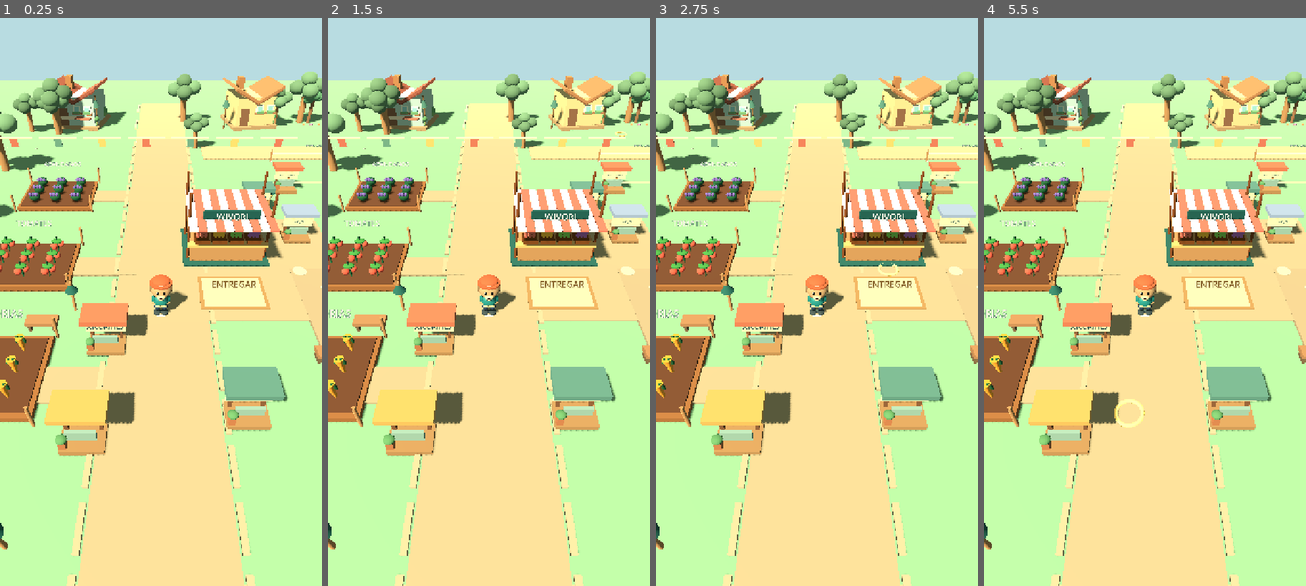
Above: before the commit, frames 1-4 (left to right).
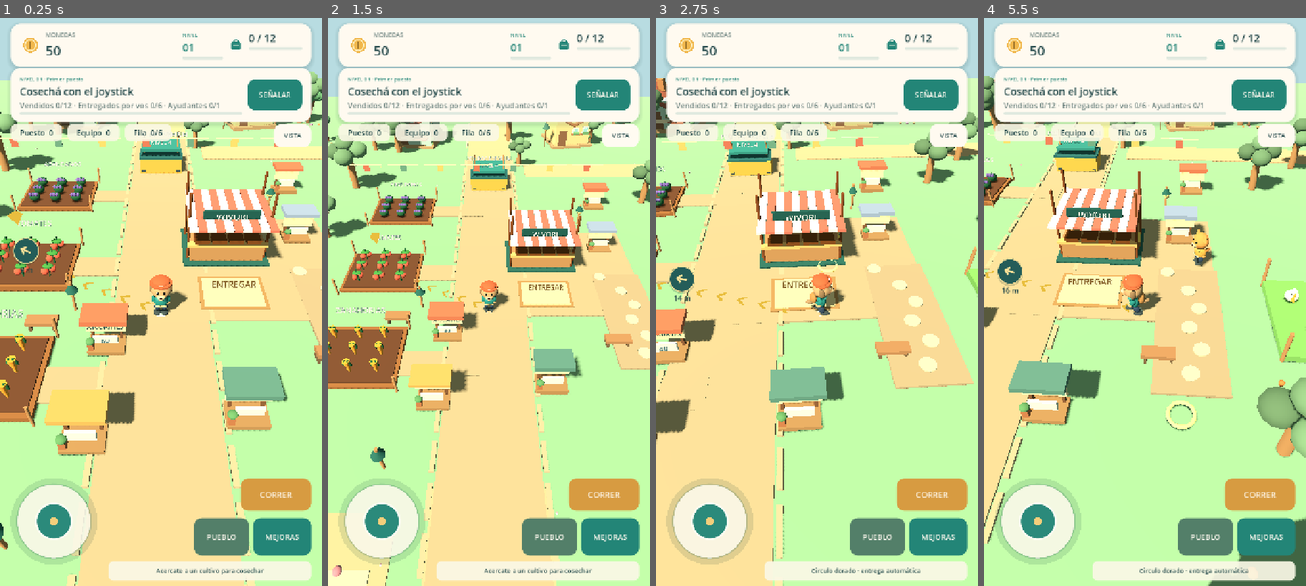
Above: after the commit, the same moments.

Repository: alejandropemamartinez-crypto/WivoriTrails
Game: Godot game, scene res://Main.tscn
Same seed, same stepped clock (60 frames per second), same inputs: the game is played once before the commit and once after it.
Inputs (mouse positions are in pixels of both pictures, inside the frame that each line leads up to):
- Up to frame 1 (0.25 s): no input
- Up to frame 2 (1.5 s): click (601, 97) at 0.5 s, where only the run after the commit has a clickable "SEÑALAR"; click (621, 137) at 1.25 s, where only the run after the commit has a clickable "VISTA"
- Up to frame 3 (2.75 s): tap Enter at 2 s; move the mouse to (887, 273) at 2.02 s; hold D from 2.03 s (still down); click (887, 273) at 2.17 s
- Up to frame 4 (5.5 s): release D at 2.75 s; drag from (1080, 330) to (1128, 415) at 2.77 s; move the mouse to (1177, 171) at 3.52 s; hold D 3.53-4.25 s; drag from (1128, 415) to (1048, 211) at 4.27 s; move the mouse to (1241, 387) at 5.02 s; hold A from 5.03 s (still down)

The runs differ from the first frame. In frame 1, 30% of the frame differs, in the area x 0-100%, y 0-100%; in frame 2, 60%; in frame 3, 81%; in frame 4, 83%.
Error before the commit: Parse Error: Cannot infer the type of "dust" variable because the value doesn't have a set type. (res://scripts/town_builder.gd:230)

Commit message:
Fix typed construction dust mesh in Godot 4.4

Diff:
--- a/scripts/town_builder.gd
+++ b/scripts/town_builder.gd
@@ -227,7 +227,7 @@
 	# Build-site dust scatters and fades on real construction.
 	for i in range(10):
 		var angle:=TAU*float(i)/10.0
-		var dust:=g.world.shape(plot,"sphere",Vector3(0,.6,0),Vector3(.2,.2,.2),Color("#efcf91"))
+		var dust: MeshInstance3D=g.world.shape(plot,"sphere",Vector3(0,.6,0),Vector3(.2,.2,.2),Color("#efcf91"))
 		var outward:=Vector3(cos(angle)*2.6,1.3,sin(angle)*2.6)
 		var tween:=create_tween().set_parallel(true)
 		tween.tween_property(dust,"position",outward,.65).set_trans(Tween.TRANS_QUAD).set_ease(Tween.EASE_OUT)
